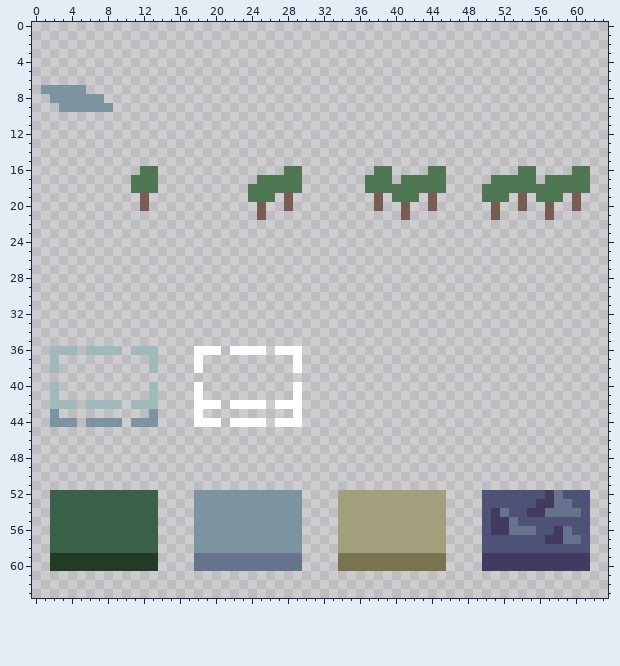
Pixel-art file, stored at Prototypes/Block Colony/Assets/Sprites/InGameSprites.aseprite. That is the earlier state.
64x64 pixels, 1 frame.
The result:
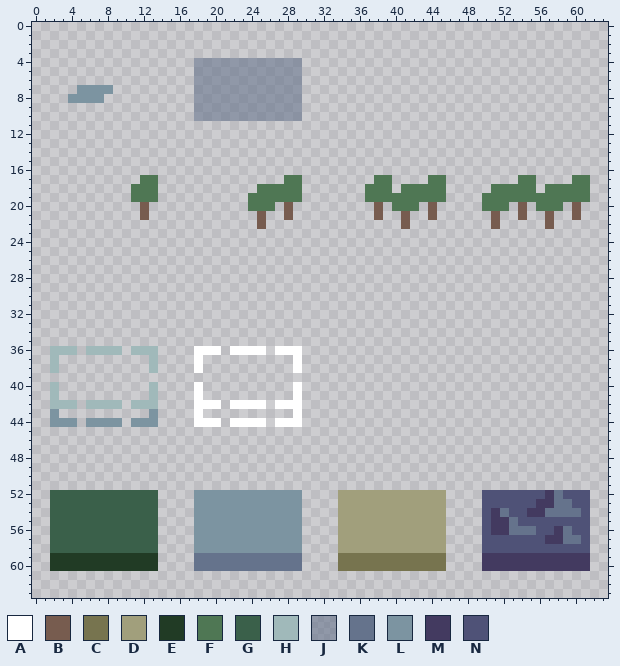
Palette (. is transparent): A #ffffff  B #775c4f  C #77744f  D #a19f7c  E #213b25  F #4f7754  G #3a604a  H #a0b9ba  J #65738c96  K #65738c  L #7c94a1  M #433a60  N #4f5277
The exact change:
Layer "Layer 1":
The edit adds colour B in row 21 at x 12, 28, 38, 44, 54 and 60; in row 22 at x 25, 41, 51 and 57.
The edit adds colour F in row 19 at x 11, 13, 27, 29, 37, 39, 43, 45, 53, 55, 59 and 61; in row 20 at x 24, 26, 40, 42, 50, 52, 56 and 58.
Colour B gives way to colour F in row 19 at x 12, 28, 38, 44, 54 and 60; in row 20 at x 25, 41, 51 and 57.
The edit adds colour J in rows 4 to 10 at x 18 to 29.
The edit adds colour L in row 7 at x 6 to 8.
The author cleared colour F in row 16 at x 12 to 13, 28 to 29, 38 to 39, 44 to 45, 54 to 55 and 60 to 61; in row 17 at x 11, 25 to 27, 37, 41 to 43, 51 to 53 and 57 to 59; in row 18 at x 24, 40, 50 and 56.
The author cleared colour L in row 7 at x 1 to 4; in row 8 at x 2 to 3; in row 9 at x 3 to 8.
Where, in picture pixels (left, top, right, bottom), the same in both pictures:
added: (194, 58, 302, 121)
changed: (41, 85, 113, 112)
changed: (131, 166, 158, 220)
changed: (248, 166, 302, 229)
changed: (365, 166, 590, 229)
